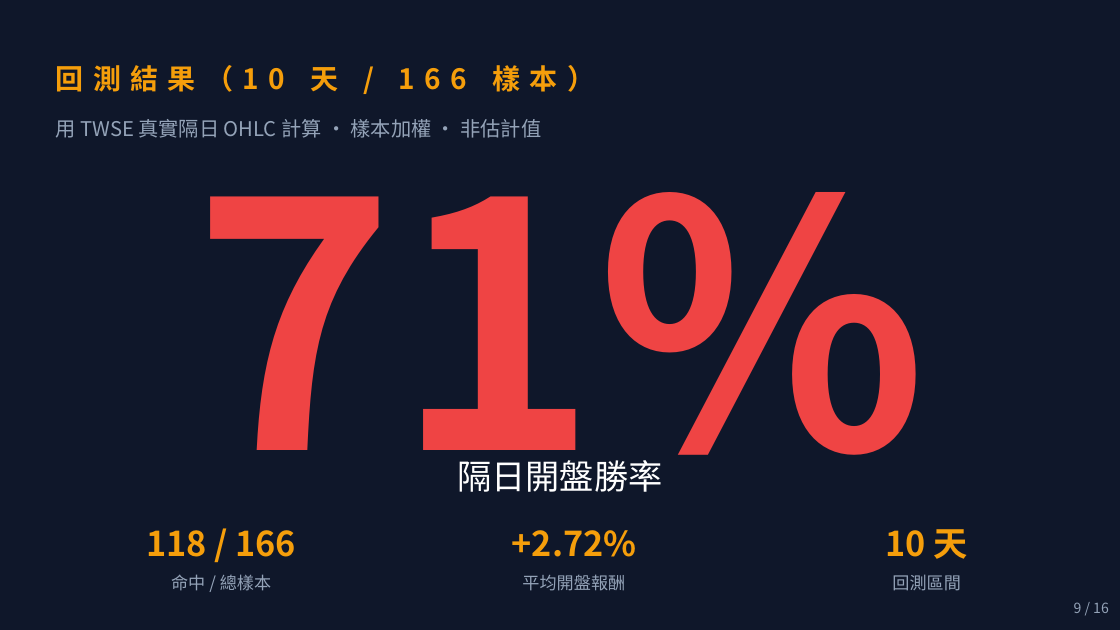
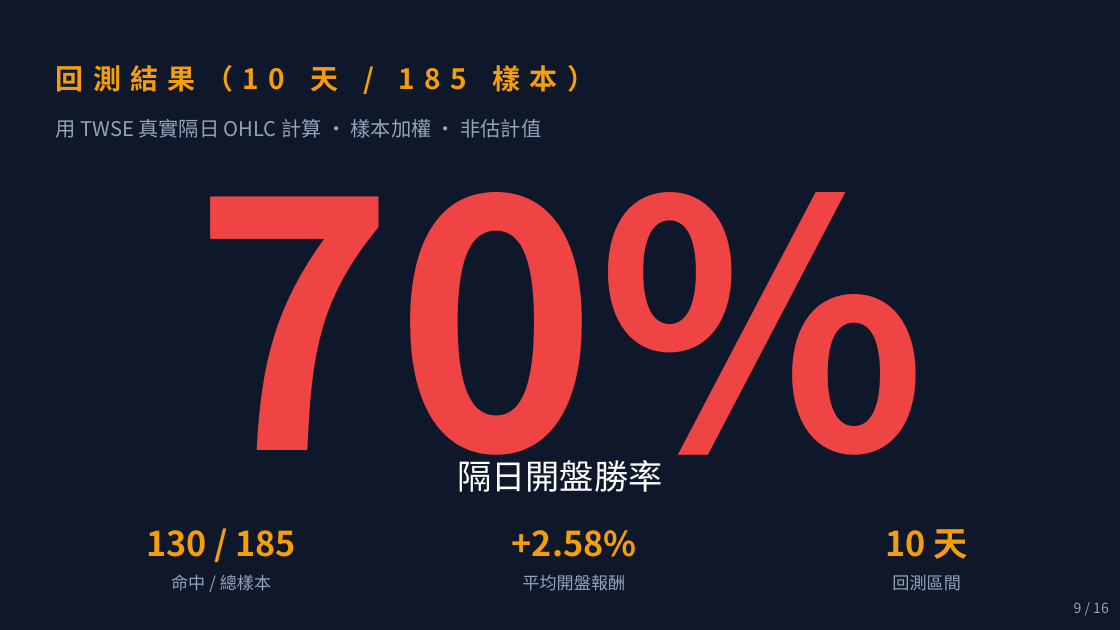
Before and after one commit to Kevin-Power/limit-up-radar, a slide deck: slide 9 of proposal/股文觀指_商業簡報.pptx. Drawn at 1120x630 pixels with LibreOffice and Linux fonts; fonts in the diff are those of the drawing. Boxes give left, top, right and bottom in pixels: in the first picture for what was removed or moved away, otherwise in the second. Text is boxed around its words. In the diff, an @@ line names an element or a change of style, - is before the commit and + after.

```diff
--- a/proposal/股文觀指_商業簡報.pptx
+++ b/proposal/股文觀指_商業簡報.pptx
@@ text at [56,65,595,92]: text changed @@
-回測結果（10 天 / 166 樣本）
+回測結果（10 天 / 185 樣本）
@@ text at [193,119,926,533]: text changed @@
-71%
+70%
@@ text at [146,530,296,557]: text changed @@
-118 / 166
+130 / 185
@@ text at [512,530,637,557]: text changed @@
-+2.72%
++2.58%
```
Also in this commit, not shown: 5 other slides changed, 3 other files.
